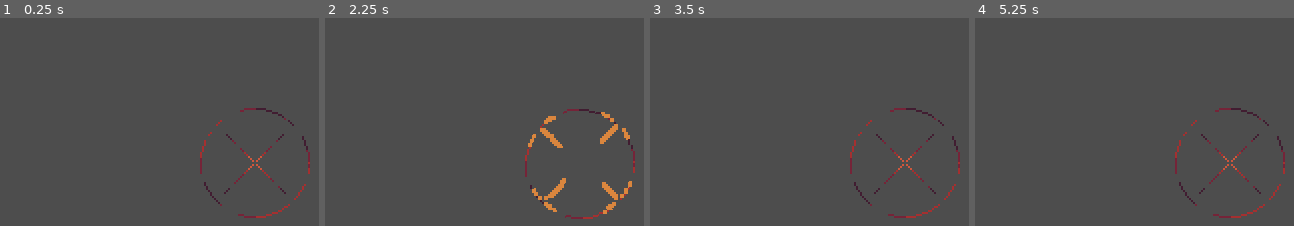
Above: before the commit, frames 1-4 (left to right).
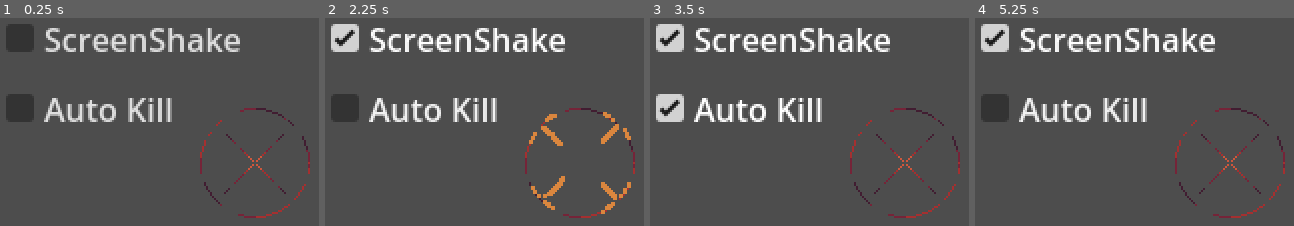
Above: after the commit, the same moments.

Repository: Jin9310/LudumDare55
Game: Godot game, scene res://NewGame/new_game.tscn
Same seed, same stepped clock (60 frames per second), same inputs: the game is played once before the commit and once after it.
Inputs (mouse positions are in pixels of both pictures, inside the frame that each line leads up to):
- Up to frame 1 (0.25 s): no input
- Up to frame 2 (2.25 s): click (449, 38) at 0.5 s, where only the run after the commit has a clickable "ScreenShake"; click (449, 109) at 1.25 s, where only the run after the commit has a clickable "Auto Kill"; tap Enter (ui_accept) at 2 s; drag from (580, 161) to (637, 90) at 2.02 s
- Up to frame 3 (3.5 s): tap Enter (ui_accept) at 2.75 s; drag from (790, 178) to (905, 161) at 2.77 s
- Up to frame 4 (5.25 s): tap Enter (ui_accept) at 3.5, 4.25, 5 s; move the mouse to (1287, 90) at 3.52 s; hold D (move_right) 3.53-4.25 s; hold F 3.53-4.25 s; click (1287, 90) at 3.8 s; drag from (outside the picture) to (1057, 113) at 4.27 s; move the mouse to (outside the picture) at 5.02 s; hold S (move_down) from 5.03 s (still down); click (outside the picture) at 5.1 s

The runs differ from the first frame. In frame 1, 7.7% of the frame differs, in the area x 1-76%, y 2-50%; in frame 2, 9.1%, in the area x 1-98%, y 2-97%; in frame 3, 7.8%; in frame 4, 7.8%.

Commit message:
screenshake and auto kill
created the ability to turn ON/OFF the screenshake and same for the auto kill ability

Diff:
--- a/NewGame/acolyte.gd
+++ b/NewGame/acolyte.gd
@@ -1,9 +1,6 @@
 extends CharacterBody2D
 
 @onready var new_game: Node = get_node("/root/NewGame")
-
-#this variable will need to be stored someplace else
-@export var ak_enabled: bool = false
 
 #acolyte states
 var move: bool = false
@@ -19,10 +16,10 @@
 
 #timer for auto kill enabled > can be purchased
 var auto_kill_timer: float
-var ak_base_timer: float = 5.0 #can be updated later on as well
+var ak_base_timer: float = 2.0 #can be updated later on as well
 
 func _ready():
-	new_game.connect("auto_kill_enabled", auto_kill_enabled)
+	#new_game.connect("auto_kill_enabled", auto_kill_enabled)
 	set_random_time(3.0, 6.0) #set some basic timer
 	direction = Vector2.RIGHT.rotated(randf_range(0, TAU)) #set some basic direction
 	$AnimationPlayer.play("spawn")
@@ -54,7 +51,7 @@
 		die_now()
 
 	#autokill update purchased
-	if ak_enabled:
+	if GameManager.auto_kill_acolytes:
 		auto_kill_timer -= delta
 		if auto_kill_timer <= 0:
 			die_now()
@@ -96,6 +93,3 @@
 func _on_input_event(viewport, event, shape_idx):
 	if Input.is_action_just_pressed("mouse_click"):
 		dead = true
-
-func auto_kill_enabled():
-	ak_enabled = true
--- a/NewGame/new_game.gd
+++ b/NewGame/new_game.gd
@@ -1,7 +1,7 @@
 extends Node2D
 
 #autokill enabled needs to be done in a different manner
-signal auto_kill_enabled
+#autokill is handled in singleton
 
 @onready var new_game: Node = get_node("/root/NewGame/spawning_area")
 
@@ -13,8 +13,9 @@
 	new_game.connect("spawn_basic_minion", spawn_minion)
 
 func _physics_process(delta):
-	if Input.is_action_just_pressed("auto_kill"):
-		emit_signal("auto_kill_enabled") # rework this into > kill all acolytes
+	if Input.is_action_just_pressed("auto_kill"): #this needs to be connected to the UI
+		GameManager.auto_kill_acolytes = true
+		#emit_signal("auto_kill_enabled") # rework this into > kill all acolytes
 
 func spawn_minion():
 	spawn_acolyte(acolytes_spawn_at_one_time)
--- a/Scenes/spawning_area.gd
+++ b/Scenes/spawning_area.gd
@@ -3,13 +3,10 @@
 signal spawn_basic_minion
 
 @onready var animPlayer = $AnimationPlayer
-#@onready var game: Node = get_node("/root/Game")
 
 @export var number_of_all_clicks: int = 0
 var number_of_clicks: int
 var clicks_to_spawn: int = 2
-
-@export var screen_shake: bool = true
 
 func _ready():
 	number_of_clicks = clicks_to_spawn
@@ -19,7 +16,7 @@
 
 func _on_input_event(viewport, event, shape_idx):
 	if Input.is_action_just_pressed("mouse_click"):
-		if screen_shake: #screen shake enabler > prepared for UI where I want users to choose if screenshake is allowed or not
+		if GameManager.screen_shake: #screen shake enabler > prepared for UI where I want users to choose if screenshake is allowed or not
 			cam_shake() #camera shake
 		click_anim() #play click animation
 		#play click sound
--- a/Scenes/spawning_area.tscn
+++ b/Scenes/spawning_area.tscn
@@ -1,8 +1,9 @@
-[gd_scene load_steps=14 format=3 uid="uid://egtp36jotad5"]
+[gd_scene load_steps=15 format=3 uid="uid://egtp36jotad5"]
 
 [ext_resource type="PackedScene" uid="uid://cnx0gji3v8ncm" path="res://PrefabedScenes/object_prefab.tscn" id="1_l0vk0"]
 [ext_resource type="Script" path="res://Scenes/spawning_area.gd" id="2_tkf8a"]
 [ext_resource type="Texture2D" uid="uid://ct54p3ksuy446" path="res://Art/SourceFiles/summoning_circle-Sheet.png" id="3_qxyau"]
+[ext_resource type="PackedScene" uid="uid://b3eb5scvihtsg" path="res://UI/menu_ui.tscn" id="4_8sqme"]
 
 [sub_resource type="CircleShape2D" id="CircleShape2D_mnjiw"]
 radius = 24.0
@@ -263,4 +264,10 @@
 }
 autoplay = "idle"
 
+[node name="menu_ui" parent="." index="4" instance=ExtResource("4_8sqme")]
+offset_left = -130.0
+offset_top = -25.0
+offset_right = -130.0
+offset_bottom = -25.0
+
 [connection signal="input_event" from="." to="." method="_on_input_event"]
--- /dev/null
+++ b/UI/menu_ui.gd
@@ -0,0 +1,10 @@
+extends Control
+
+
+
+func _on_auto_kill_toggled(toggled_on):
+	GameManager.auto_kill_acolytes = !GameManager.auto_kill_acolytes
+
+
+func _on_screen_shake_toggled(toggled_on):
+	GameManager.screen_shake = !GameManager.screen_shake
--- /dev/null
+++ b/UI/menu_ui.tscn
@@ -0,0 +1,55 @@
+[gd_scene load_steps=3 format=3 uid="uid://b3eb5scvihtsg"]
+
+[ext_resource type="Script" path="res://UI/menu_ui.gd" id="1_854ld"]
+
+[sub_resource type="StyleBoxEmpty" id="StyleBoxEmpty_t1aye"]
+
+[node name="menu_ui" type="Control"]
+layout_mode = 3
+anchors_preset = 15
+anchor_right = 1.0
+anchor_bottom = 1.0
+grow_horizontal = 2
+grow_vertical = 2
+script = ExtResource("1_854ld")
+
+[node name="MenuBG" type="ColorRect" parent="."]
+visible = false
+layout_mode = 1
+anchors_preset = 15
+anchor_right = 1.0
+anchor_bottom = 1.0
+grow_horizontal = 2
+grow_vertical = 2
+color = Color(0.215686, 0.215686, 0.215686, 1)
+
+[node name="Menu" type="NinePatchRect" parent="."]
+layout_mode = 1
+anchors_preset = 2
+anchor_top = 1.0
+anchor_bottom = 1.0
+grow_vertical = 0
+metadata/_edit_use_anchors_ = true
+
+[node name="VBoxContainer" type="VBoxContainer" parent="Menu"]
+layout_mode = 1
+offset_top = -52.0
+offset_right = 127.0
+offset_bottom = 52.0
+grow_vertical = 2
+metadata/_edit_use_anchors_ = true
+
+[node name="screen_shake" type="CheckBox" parent="Menu/VBoxContainer"]
+unique_name_in_owner = true
+layout_mode = 2
+theme_override_styles/focus = SubResource("StyleBoxEmpty_t1aye")
+text = "ScreenShake"
+
+[node name="auto_kill" type="CheckBox" parent="Menu/VBoxContainer"]
+unique_name_in_owner = true
+layout_mode = 2
+theme_override_styles/focus = SubResource("StyleBoxEmpty_t1aye")
+text = "Auto Kill"
+
+[connection signal="toggled" from="Menu/VBoxContainer/screen_shake" to="." method="_on_screen_shake_toggled"]
+[connection signal="toggled" from="Menu/VBoxContainer/auto_kill" to="." method="_on_auto_kill_toggled"]
--- /dev/null
+++ b/game_manager.gd
@@ -0,0 +1,4 @@
+extends Node
+
+@export var auto_kill_acolytes: bool = false
+@export var screen_shake: bool = true
--- a/project.godot
+++ b/project.godot
@@ -83,6 +83,10 @@
 
 buses/default_bus_layout=""
 
+[autoload]
+
+GameManager="*res://game_manager.gd"
+
 [display]
 
 window/size/viewport_width=576
Binary file added: Art/SourceFiles/back_button.png
Not shown, added: Art/SourceFiles/back_button.png.import
Binary file changed: Art/SourceFiles/button.ase
